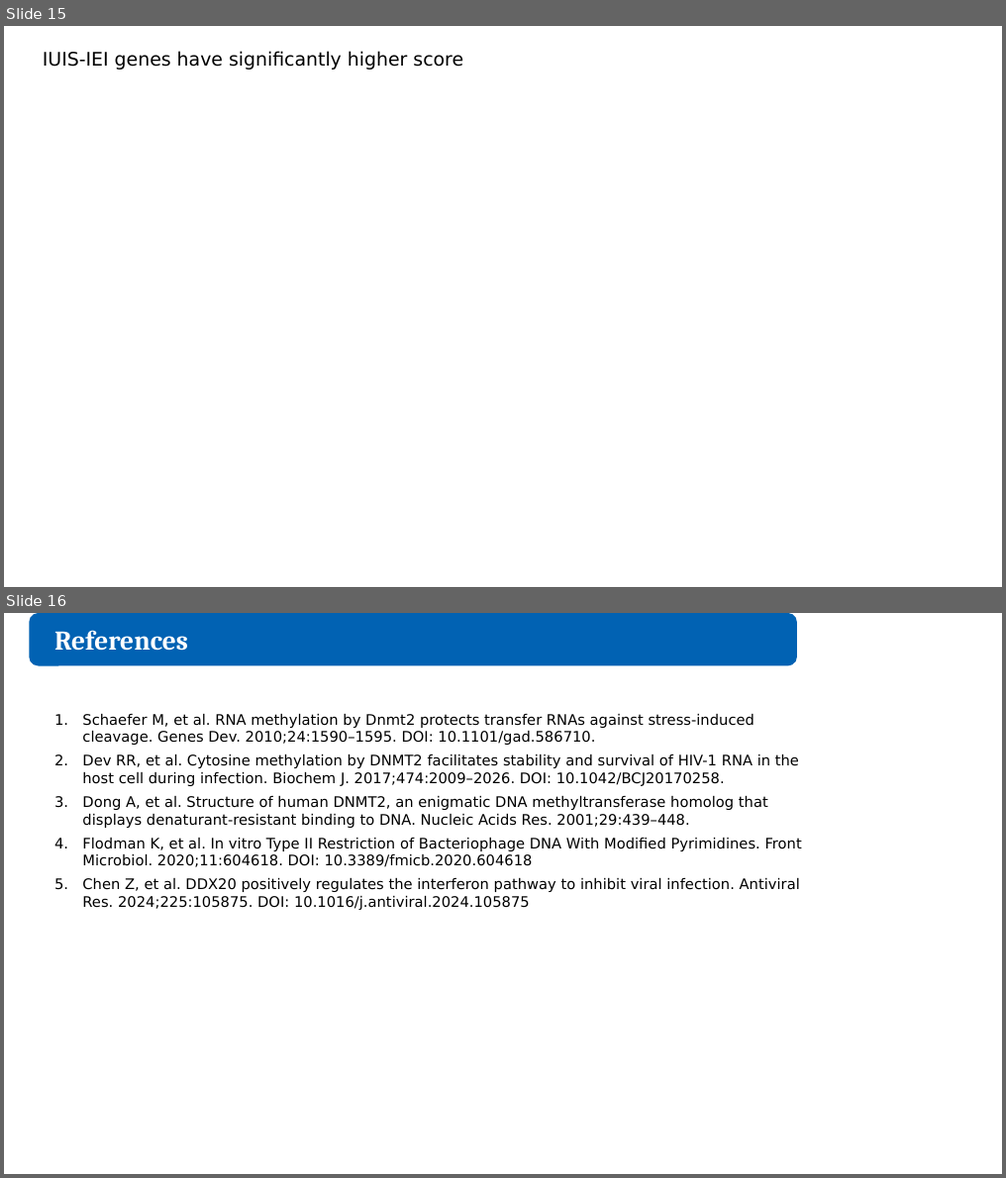
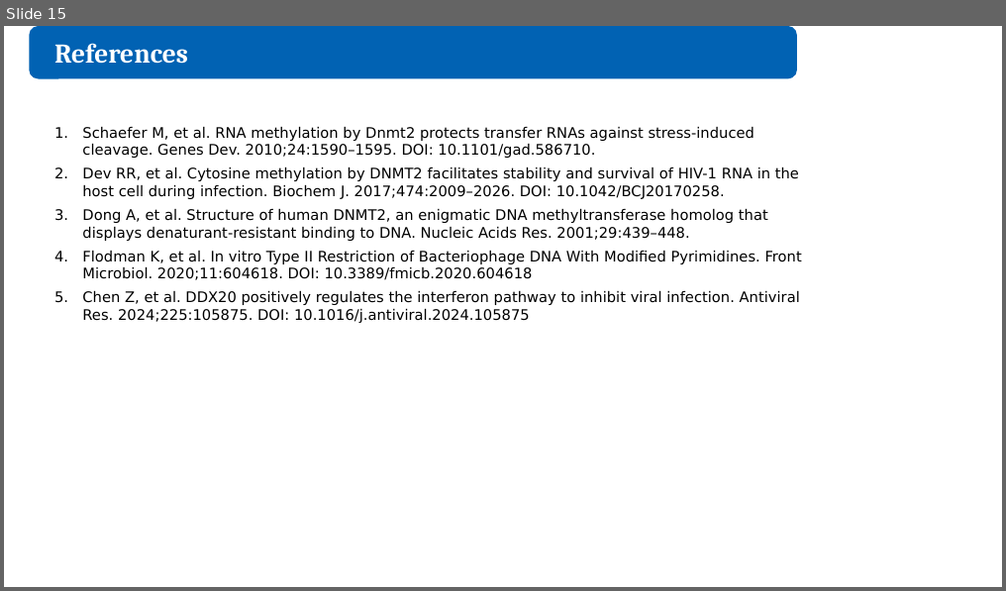
Before and after one commit to juliandeanmoran/BISSH, a slide deck: reports/2026-08-28_projectUpdate_3/2026-08-28_projectUpdate_3_jmoran.pptx. Shown one above the other, each under a label of ours: slides 15 and 16 before the commit, slide 15 after it. The pictures are 1006x1178 and 1006x591 pixels, drawn with LibreOffice and Linux fonts; fonts in the diff are those of the drawing. Boxes give left, top, right and bottom in pixels: in the first picture for what was removed or moved away, otherwise in the second. Text is boxed around its words. In the diff, an @@ line names an element or a change of style, - is before the commit and + after.

```diff
--- a/reports/2026-08-28_projectUpdate_3/2026-08-28_projectUpdate_3_jmoran.pptx
+++ b/reports/2026-08-28_projectUpdate_3/2026-08-28_projectUpdate_3_jmoran.pptx
@@ slide 15 removed at <box>4,26,1002,587</box>, background #FFFFFF @@
@@ text removed at <box>43,51,463,70</box> @@
-IUIS-IEI genes have significantly higher score
@@ what was slide 16 is now slide 15 @@
```
Also in this commit, not shown: 2 slides changed, 1 slide added, 1 other slide removed.
